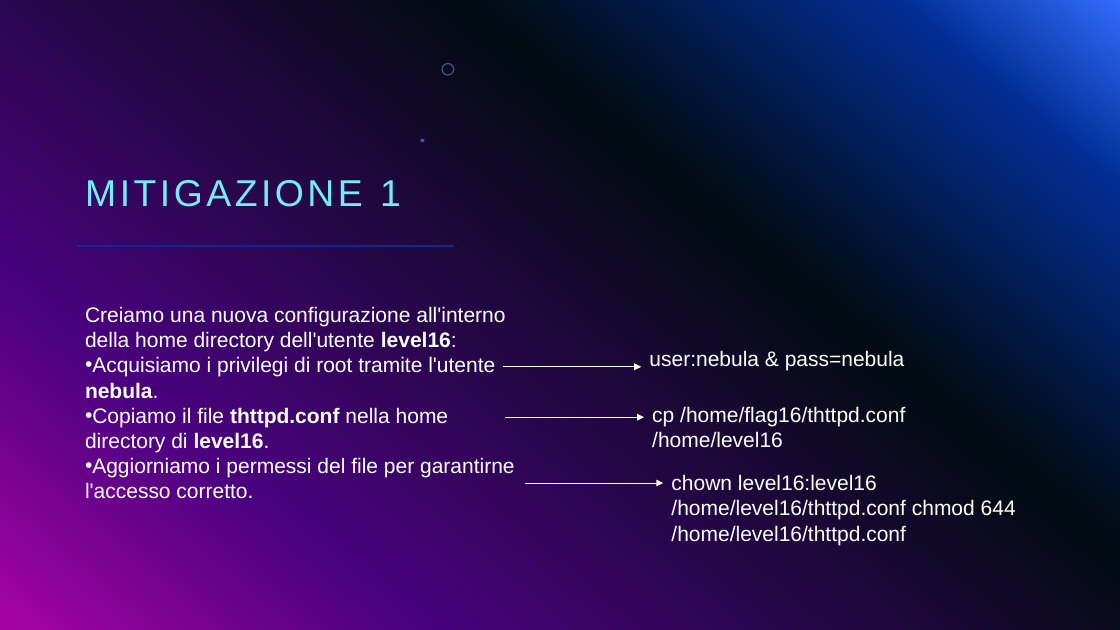
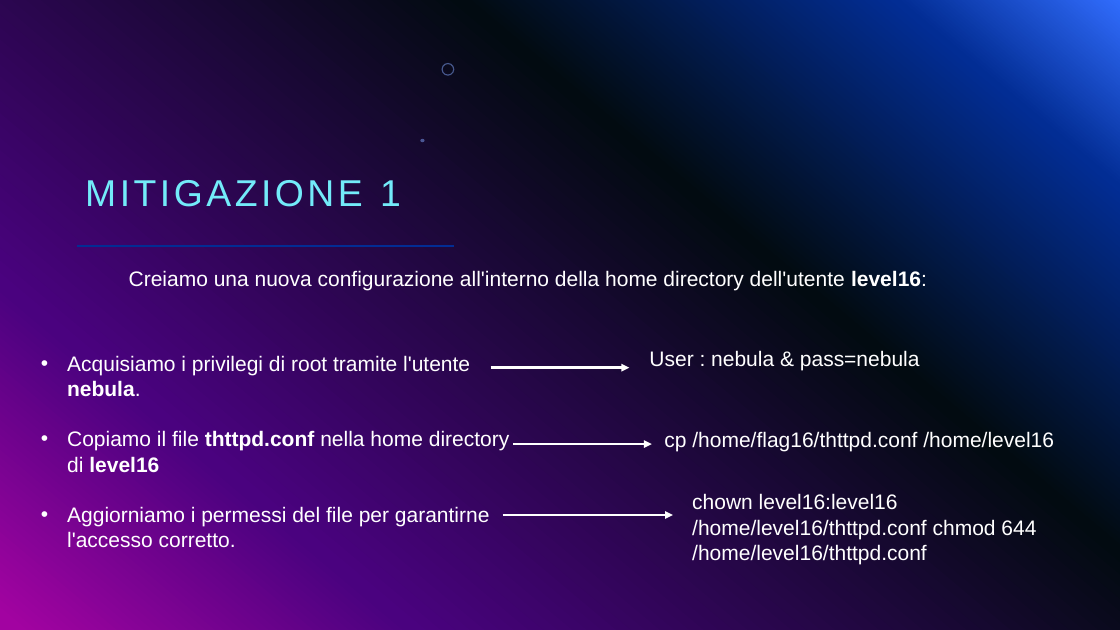
Before and after one commit to giorgiosiniscalchi/Nebula16-ITA, a slide deck: slide 31 of Presentazione Nebula16.pptx. Drawn at 1120x630 pixels with LibreOffice and Linux fonts; fonts in the diff are those of the drawing; background and template pictures are left out. Boxes give left, top, right and bottom in pixels: in the first picture for what was removed or moved away, otherwise in the second. Text is boxed around its words. In the diff, an @@ line names an element or a change of style, - is before the commit and + after.

```diff
--- a/Presentazione Nebula16.pptx
+++ b/Presentazione Nebula16.pptx
@@ text "Acquisiamo i privilegi di root ...": place and size @@
-text "Acquisiamo i privilegi di root ..." at (85,306,515,499)
+text "Acquisiamo i privilegi di root ..." at (67,355,509,548)
@@ text added at (129,270,927,290), 18 pt, text #FFFFFF @@
+Creiamo una nuova configurazione all'interno della home directory dell'utente level16:
@@ text at (85,306,505,352): paragraph removed @@
-Creiamo una nuova configurazione all'interno della home directory dell'utente level16:
@@ text at (67,355,490,548): indent changed @@
@@ text at (649,350,920,371): text changed @@
-user:nebula & pass=nebula
+User : nebula & pass=nebula
@@ arrow moved from (502, 367) - (641, 367) to (491, 368) - (629, 368) @@
@@ arrow (491, 368) - (629, 368): stroke #FFFFFF 0.5 pt to #FFFFFF 2.25 pt @@
@@ text at (67,430,509,473): text changed @@
-• Copiamo il file thttpd.conf nella home directory di level16.
+• Copiamo il file thttpd.conf nella home directory di level16
@@ arrow moved from (506, 418) - (644, 418) to (513, 444) - (652, 444) @@
@@ arrow (513, 444) - (652, 444): stroke #FFFFFF 0.5 pt to #FFFFFF 2.25 pt @@
@@ text "cp /home/flag16/thttpd.conf /home/level16" rewrapped from (652,406,905,448) to (664,431,1054,452) @@
@@ text "chown level16:level16 /home/level16/thttpd.conf chmod 644 ...": place and size @@
-text "chown level16:level16 /home/level16/thttpd.conf chmod 644 ..." at (671,474,1016,545)
+text "chown level16:level16 /home/level16/thttpd.conf chmod 644 ..." at (692,493,1036,564)
@@ arrow moved from (525, 483) - (664, 483) to (502, 515) - (673, 515) @@
@@ arrow (502, 515) - (673, 515): stroke #FFFFFF 0.5 pt to #FFFFFF 2.25 pt @@
```
Also in this commit, not shown: 12 other slides changed.
